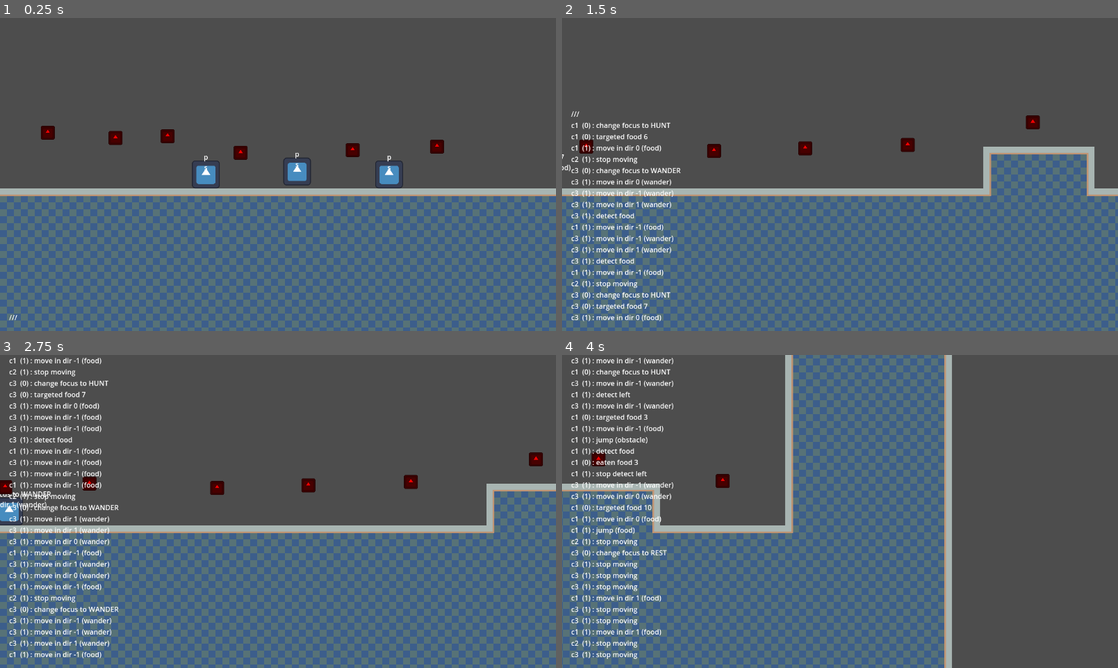
Above: before the commit, frames 1-4 (two rows, left to right).
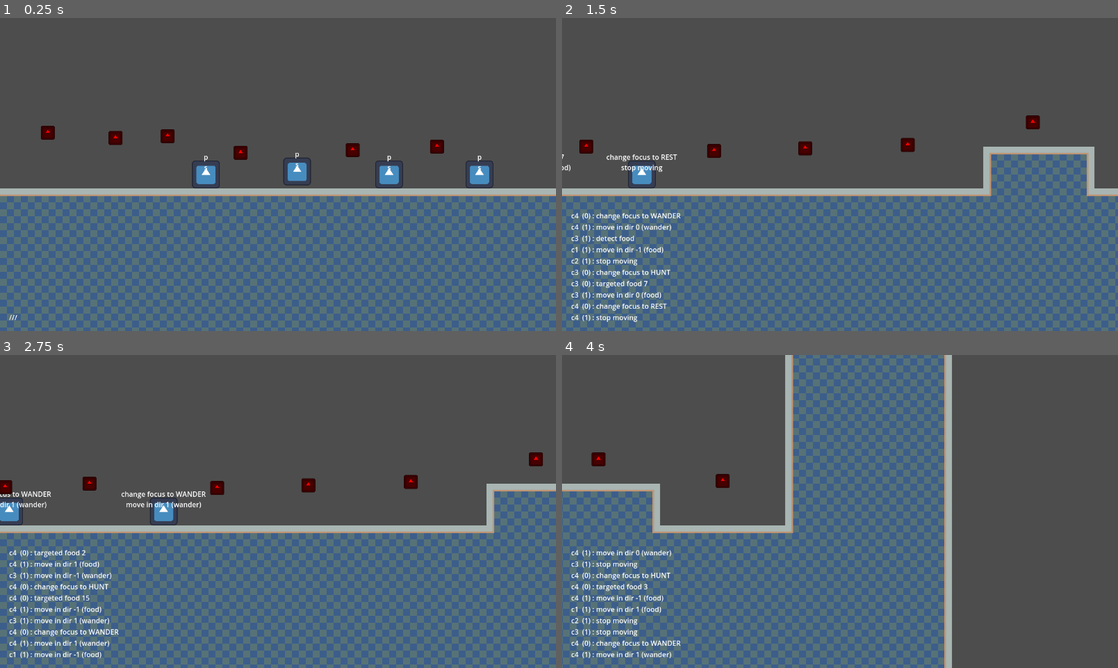
Above: after the commit, the same moments.

Repository: elecarno/digital_terrarium
Game: Godot game, scene res://world.tscn
Two runs of this game, one before a commit and one after it. Both use one fixed random seed, a clock stepped at 60 frames per second and the inputs below. The engine's default icon, where the game draws it, is replaced by a stand-in: a white triangle on a blue panel in a dark square.
Inputs (mouse positions are in pixels of both pictures, inside the frame that each line leads up to):
- Up to frame 1 (0.25 s): no input
- Up to frame 2 (1.5 s): move the mouse to (962, 158) at 0.52 s; hold Right (ui_right) from 0.53 s (still down); move the mouse to (728, 190) at 1.27 s
- Up to frame 3 (2.75 s): move the mouse to (333, 442) at 2.02 s; release Right (ui_right) at 2.03 s; hold Left (ui_left) from 2.03 s (still down)
- Up to frame 4 (4 s): move the mouse to (812, 574) at 2.77 s; release Left (ui_left) at 2.78 s; hold Right (ui_right) from 2.78 s (still down); move the mouse to (1006, 558) at 3.52 s

The runs differ from the first frame. In frame 1, 0.3% of the frame differs, in the area x 83-89%, y 44-55%; in frame 2, 2.7%; in frame 3, 3.6%, in the area x 1-37%, y 0-93%; in frame 4, 3.1%.

Commit message:
feed line cap, creature v2 won't jump when resting next to a wall

Diff:
--- a/creature_v2.gd
+++ b/creature_v2.gd
@@ -34,7 +34,7 @@
 	if not is_on_floor():
 		velocity += get_gravity() * delta
 
-	if target_food != null:
+	if target_food != null and c_food.get_child(target_food) != null:
 		dir_target_food = c_food.get_child(target_food).position - global_transform.origin
 		target_line.set_point_position(1, dir_target_food)
 
@@ -90,8 +90,9 @@
 			msg(1, "jump (food)")
 
 	if detect_r or detect_l:
-		a_jump(1)
-		msg(1, "jump (obstacle)")
+		if focus != FOCUS.REST:
+			a_jump(1)
+			msg(1, "jump (obstacle)")
 
 # display
 func msg(brain, string):
--- a/global.gd
+++ b/global.gd
@@ -4,4 +4,12 @@
 
 func feed_msg(string):
 	print(string)
+	if ui_feed.get_line_count() == 10:
+		ui_feed.text = remove_top_line(ui_feed.text)
 	ui_feed.text += ("\n" + string)
+
+func remove_top_line(original_string: String) -> String:
+	var lines = original_string.split("\n")
+	if lines.size() > 0:
+		lines.remove_at(0)
+	return "\n".join(lines)
--- a/world.tscn
+++ b/world.tscn
@@ -179,6 +179,12 @@
 S_INTERVAL = 0.1
 CONCENTRATION = 0.2
 
+[node name="c4" parent="." instance=ExtResource("1_ueor3")]
+position = Vector2(232, -15)
+P_INTERVAL = 0.1
+S_INTERVAL = 0.1
+CONCENTRATION = 0.01
+
 [node name="cam" type="Camera2D" parent="."]
 zoom = Vector2(2, 2)
 script = ExtResource("2_7uy1j")
